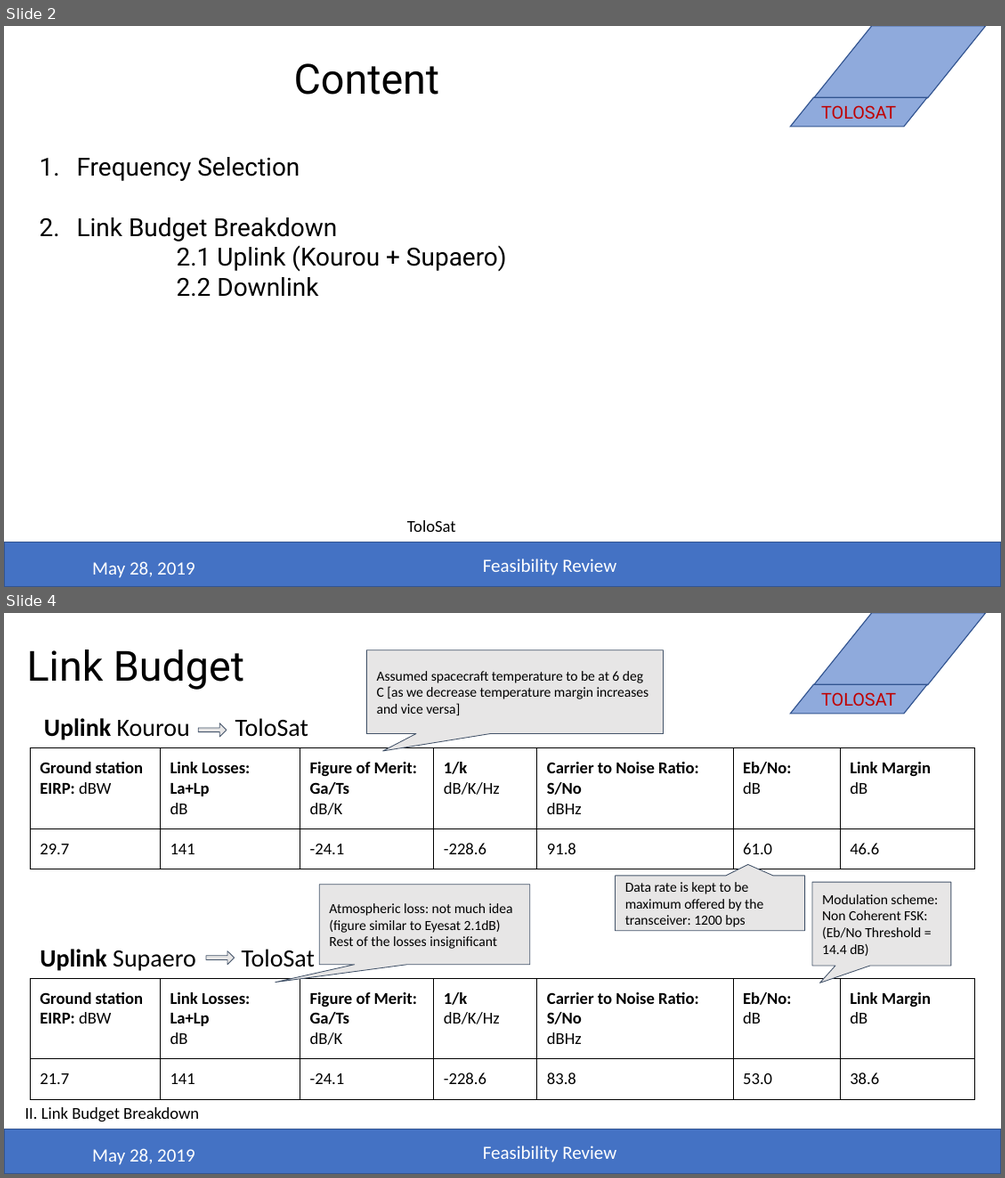
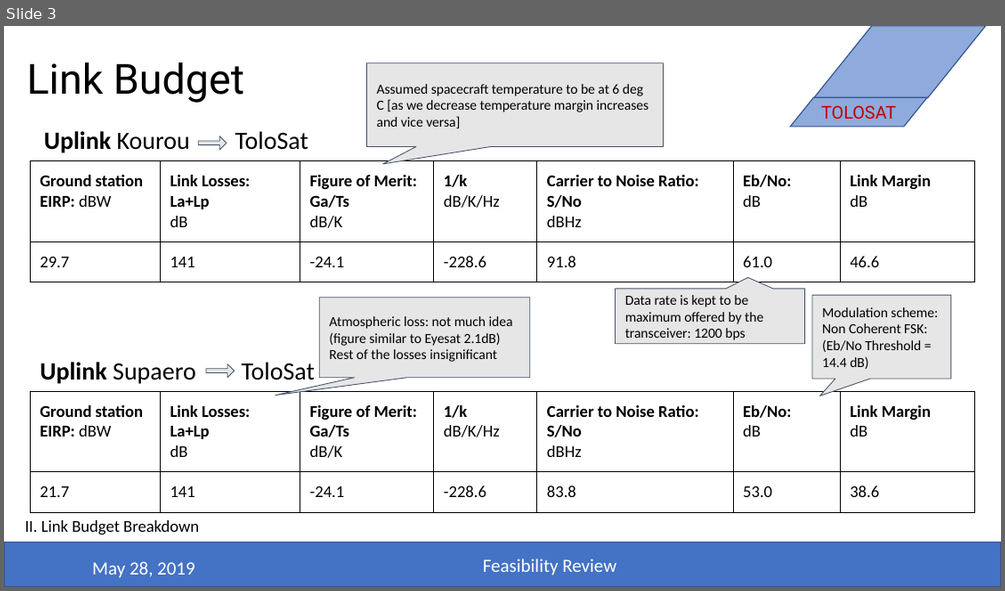
Before and after one commit to belmant/tolosat_systems_engineering, a slide deck: Files/Comms.pptx. Shown one above the other, each under a label of ours: slides 2 and 4 before the commit, slide 3 after it; the slides between them are not shown. The pictures are 1005x1178 and 1005x591 pixels, drawn with LibreOffice and Linux fonts; fonts in the diff are those of the drawing; background and template pictures are left out. Boxes give left, top, right and bottom in pixels: in the first picture for what was removed or moved away, otherwise in the second. Text is boxed around its words. In the diff, an @@ line names an element or a change of style, - is before the commit and + after.

```diff
--- a/Files/Comms.pptx
+++ b/Files/Comms.pptx
@@ slide 2 removed at bbox=[4, 26, 1001, 587], background #FFFFFF; not listed: 5 template elements that a slide beside it also shows @@
@@ title removed at bbox=[294, 63, 440, 95] @@
-Content
@@ subtitle removed at bbox=[77, 157, 507, 297] @@
-1. Frequency Selection
-2. Link Budget Breakdown
-2.1 Uplink (Kourou + Supaero)
-2.2 Downlink
@@ text removed at bbox=[407, 520, 456, 532] @@
-ToloSat
@@ what was slide 4 is now slide 3 @@
```
Also in this commit, not shown: 7 slides changed, 1 slide added, 2 other files.
